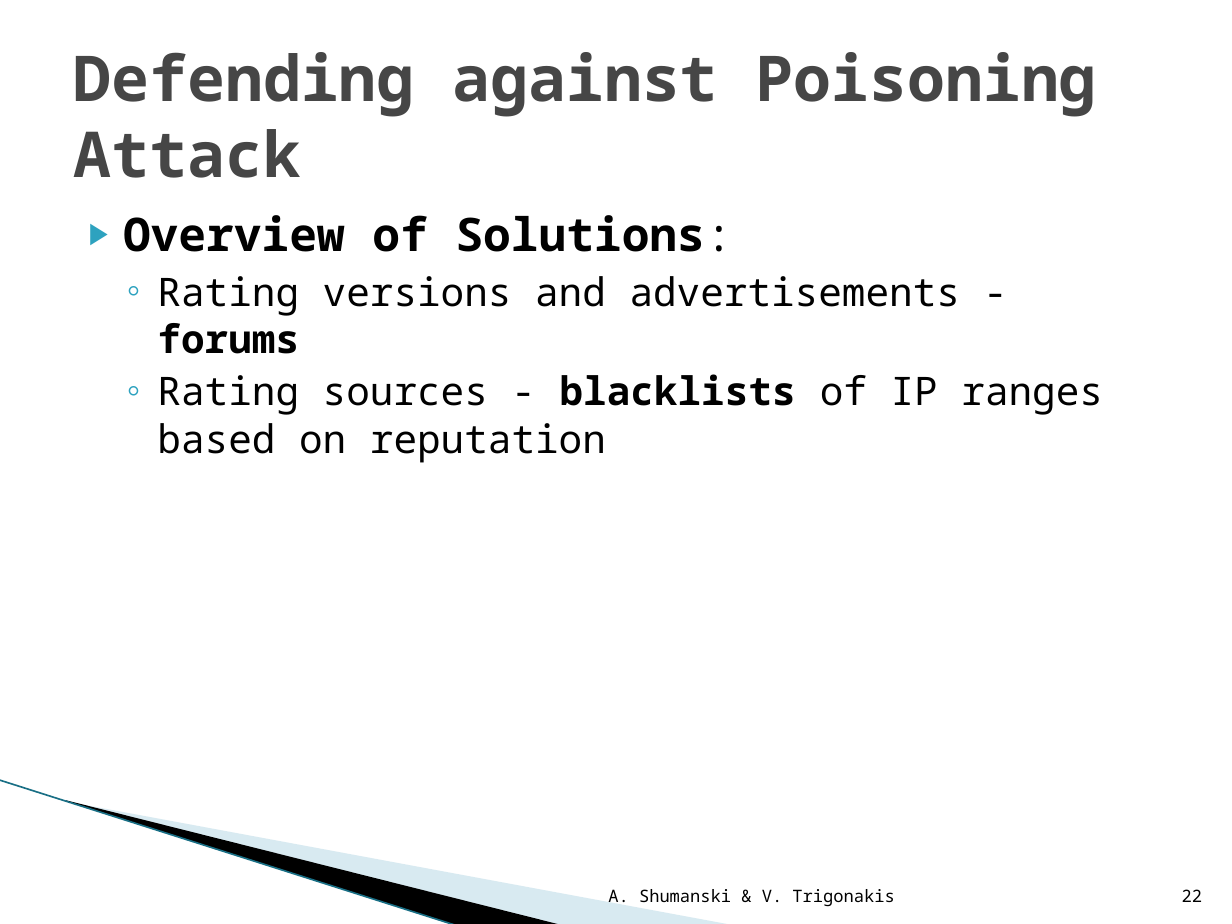
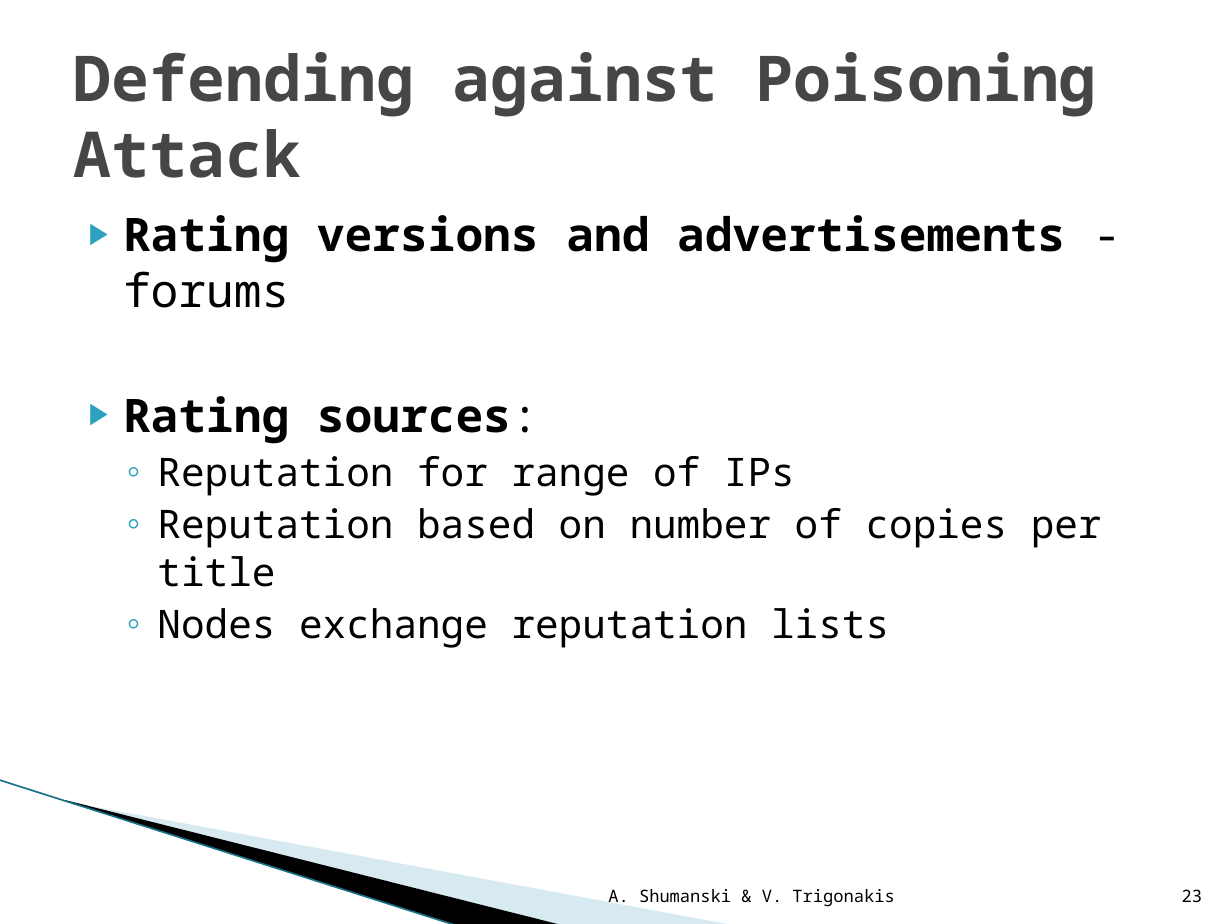
Before and after one commit to WinLAFS/kthsedsav, a slide deck: slide 23 of P2P/labs/documents/presentation/The Index Poisoning Attack in P2P File Sharing.pptx (slide 22 before the commit). Drawn at 1232x924 pixels with LibreOffice and Linux fonts; fonts in the diff are those of the drawing; background and template pictures are left out. Boxes give left, top, right and bottom in pixels: in the first picture for what was removed or moved away, otherwise in the second. Text is boxed around its words. In the diff, an @@ line names an element or a change of style, - is before the commit and + after.

```diff
--- a/P2P/labs/documents/presentation/The Index Poisoning Attack in P2P File Sharing.pptx
+++ b/P2P/labs/documents/presentation/The Index Poisoning Attack in P2P File Sharing.pptx
@@ text at (x1=123, y1=215, x2=733, y2=252): paragraph removed @@
-▶ Overview of Solutions:
@@ text at (x1=123, y1=215, x2=1065, y2=263): size 23 to 27 pt in "Rating versions and advertisements - forums"; bold on in "Rating versions and advertisements"; bold off in "forums"; bullet ◦ to ▶; list level 2 to 1 in "Rating versions and advertisements - ..." @@
@@ text at (x1=123, y1=396, x2=1102, y2=648): text changed @@
-  ◦ Rating sources - blacklists of IP ranges based on reputation
+▶ Rating sources:
+  ◦ Reputation for range of IPs
+  ◦ Reputation based on number of copies per title
+  ◦ Nodes exchange reputation lists
@@ page number at (x1=1182, y1=889, x2=1202, y2=902): text changed @@
-22
+23
```
Also in this commit, not shown: 17 other slides changed, 1 slide added, 2 other files.
